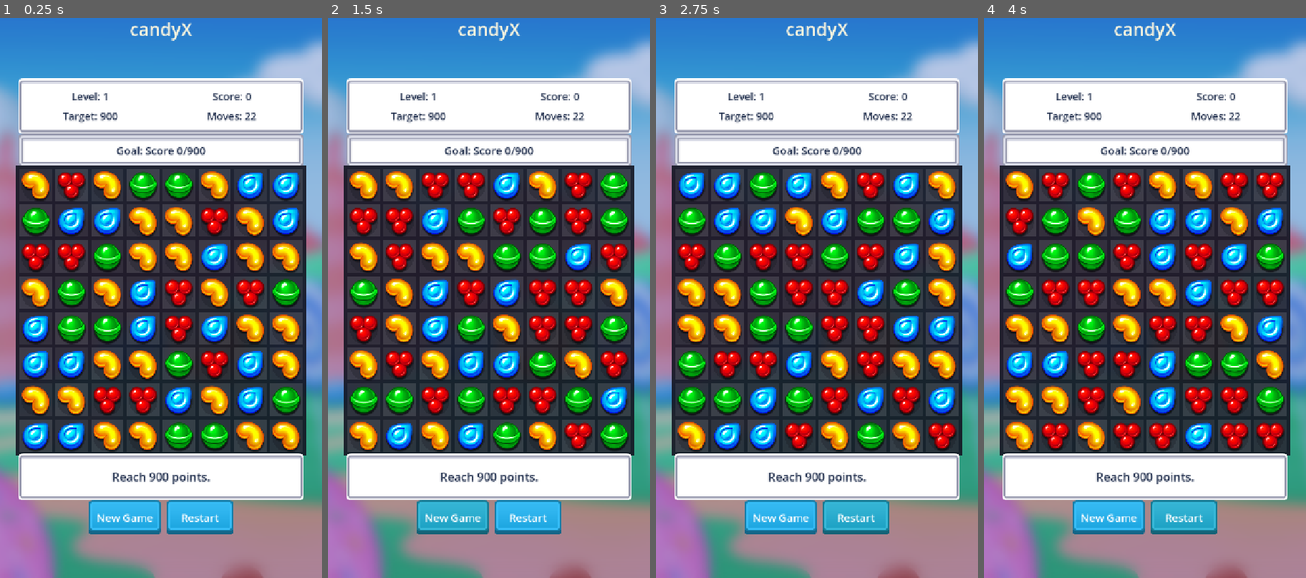
Above: before the commit, frames 1-4 (left to right).
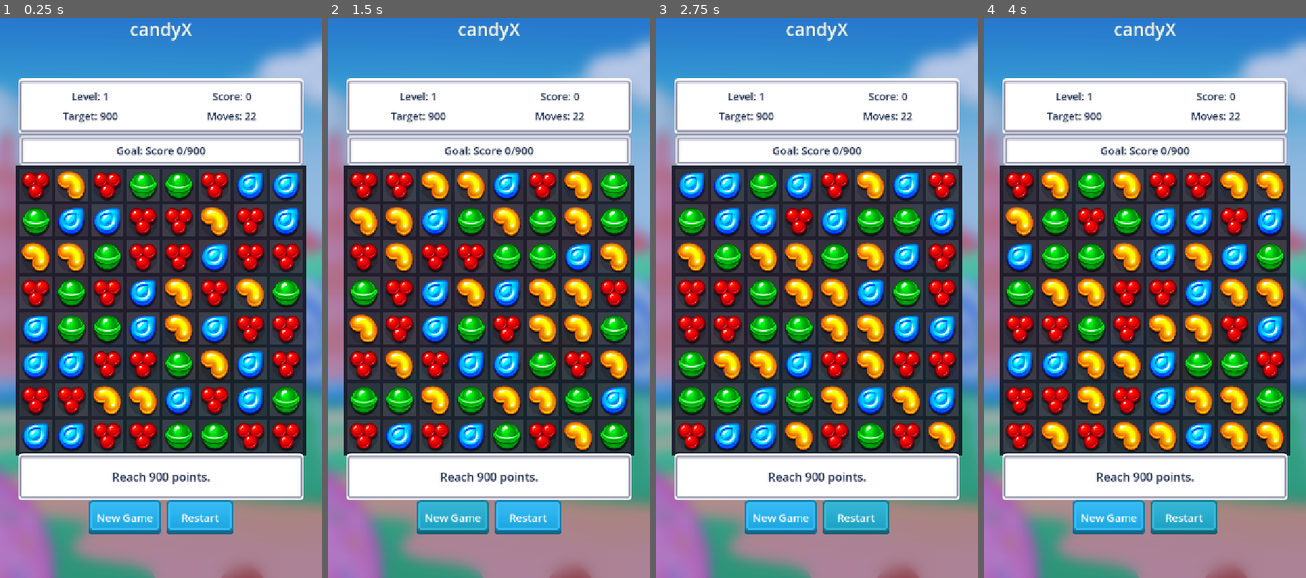
Above: after the commit, the same moments.

Repository: thokem74/candyX
Game: Godot game, scene res://scenes/main.tscn
The game is run twice, just before and just after one commit, with the same random seed, the same clock (stepped at 60 frames per second) and the same inputs.
Inputs:
- Up to frame 1 (0.25 s): no input
- Up to frame 2 (1.5 s): click "New Game" at 0.5 s; click "New Game" at 1.25 s
- Up to frame 3 (2.75 s): click "Restart" at 2 s
- Up to frame 4 (4 s): click "Restart" at 2.75 s; click "Restart" at 3.5 s

The runs differ from the first frame. In frame 1, 12% of the frame differs, in the area x 6-94%, y 27-78%; in frame 2, 13%; in frame 3, 11%; in frame 4, 14%.

Commit message:
fix: update candy names and atlas column handling in game types

Diff:
--- a/scripts/game_types.gd
+++ b/scripts/game_types.gd
@@ -18,8 +18,7 @@
 }
 
 const ATLAS_TILE_SIZE := 100
-const CANDY_NAMES: Array[String] = ["red", "blue", "orange", "green", "purple"]
-const CANDY_ATLAS_COLUMNS: Array[int] = [2, 1, 0, 3, 4]
+const CANDY_NAMES: Array[String] = ["yellow", "blue", "red", "green", "purple"]
 const COLOR_BOMB_ATLAS_CELL := Vector2i(5, 0)
 
 static func candy_count() -> int:
@@ -40,15 +39,14 @@
 static func _atlas_cell_for(color_id: int, special_type: int) -> Vector2i:
 	if special_type == SpecialType.COLOR_BOMB:
 		return COLOR_BOMB_ATLAS_CELL
-	if color_id < 0 or color_id >= CANDY_ATLAS_COLUMNS.size():
+	if color_id < 0 or color_id >= CANDY_NAMES.size():
 		return Vector2i(-1, -1)
-	var column: int = CANDY_ATLAS_COLUMNS[color_id]
 	match special_type:
 		SpecialType.STRIPED_ROW:
-			return Vector2i(column, 1)
+			return Vector2i(color_id, 1)
 		SpecialType.STRIPED_COLUMN:
-			return Vector2i(column, 2)
+			return Vector2i(color_id, 2)
 		SpecialType.WRAPPED:
 			return Vector2i(2, 4)
 		_:
-			return Vector2i(column, 0)
+			return Vector2i(color_id, 0)
